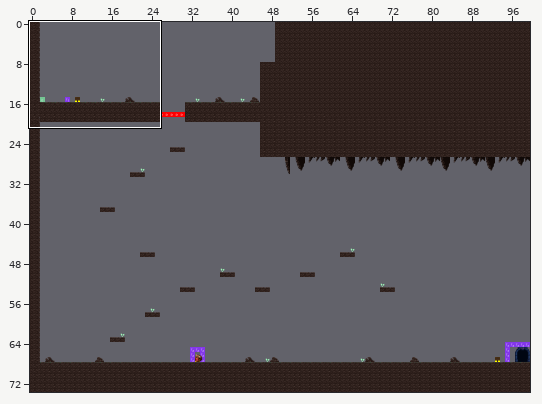
Tiled map (JSON) -- source/src/assets/map/cave.json. The first picture is a wide view before the edit; the outline marks the close-up.
Close-up. As it was:
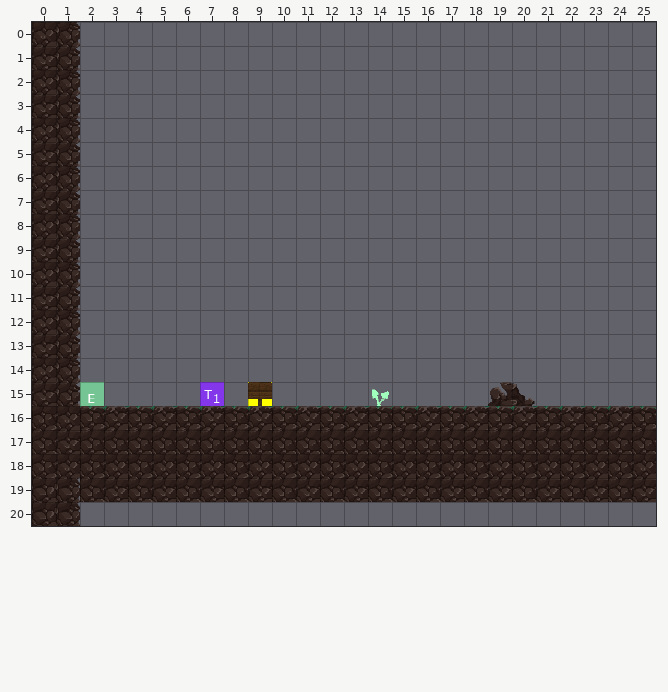
Cells are 32x32 px. Shown: x 0..25, y 0..20. The commit also changed other parts of the map, which this record leaves out.
Now the later version:
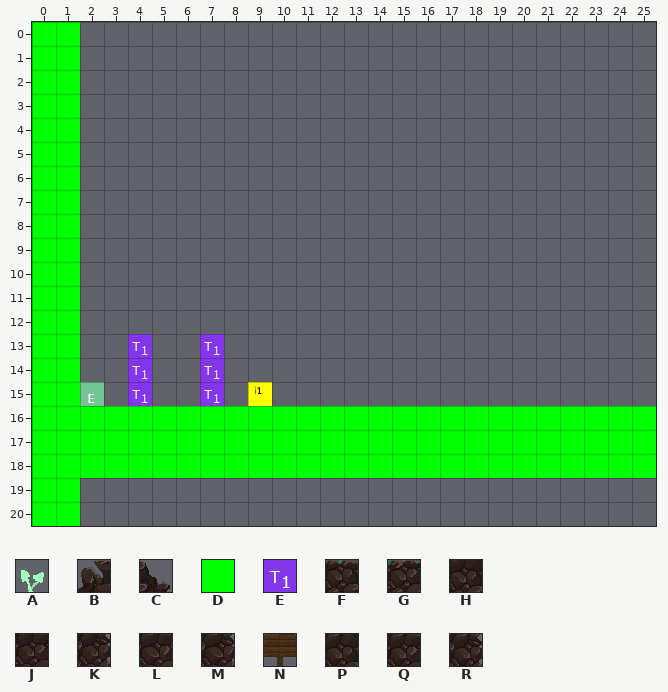
Key: from "cave2": A 379, B 383, C 384, D 417, E 424, F 429, G 430, H 454, J 455, K 456, L 463, M 464, N 469, P 479, Q 480, R 481.
_ is an empty cell, . an unchanged one.
Tiles of an added or newly shown layer are drawn over the layers below it.
From old to new:
--- layer "overlap"
@@ x 4..7 @@
-13 _.._
-14 _.._
-15 _...
+13 E..E
+14 E..E
+15 E...
--- layer "collision" (now shown)
@@ x 0..25 @@
- 0 __........................
- 1 __........................
- 2 __........................
- 3 __........................
- 4 __........................
- 5 __........................
- 6 __........................
- 7 __........................
- 8 __........................
- 9 __........................
-10 __........................
-11 __........................
-12 __........................
-13 __........................
-14 __........................
-15 __........................
-16 __________________________
-17 __________________________
-18 __________________________
-19 __........................
-20 __........................
+ 0 DD........................
+ 1 DD........................
+ 2 DD........................
+ 3 DD........................
+ 4 DD........................
+ 5 DD........................
+ 6 DD........................
+ 7 DD........................
+ 8 DD........................
+ 9 DD........................
+10 DD........................
+11 DD........................
+12 DD........................
+13 DD........................
+14 DD........................
+15 DD........................
+16 DDDDDDDDDDDDDDDDDDDDDDDDDD
+17 DDDDDDDDDDDDDDDDDDDDDDDDDD
+18 DDDDDDDDDDDDDDDDDDDDDDDDDD
+19 DD........................
+20 DD........................
--- layer "world" (now hidden)
@@ x 0..25 @@
- 0 JK........................
- 1 QR........................
- 2 JK........................
- 3 QR........................
- 4 JK........................
- 5 QR........................
- 6 JK........................
- 7 QR........................
- 8 JK........................
- 9 QR........................
-10 JK........................
-11 QR........................
-12 JK........................
-13 QR........................
-14 JK........................
-15 QR.......N....A....BC.....
-16 HJFGFGFGFGFGFGFFGFGFGFGFGF
-17 PQPPPPPPPPPPPPPPPPPPPPPPPP
-18 HJHJHJHJHJHJHJHJHJHJHJHJHJ
-19 LMPQPQPQPQPQPQPQPQPQPQPQPQ
-20 LM........................
+ 0 __........................
+ 1 __........................
+ 2 __........................
+ 3 __........................
+ 4 __........................
+ 5 __........................
+ 6 __........................
+ 7 __........................
+ 8 __........................
+ 9 __........................
+10 __........................
+11 __........................
+12 __........................
+13 __........................
+14 __........................
+15 __......._...._....__.....
+16 __________________________
+17 __________________________
+18 __________________________
+19 __________________________
+20 __........................
